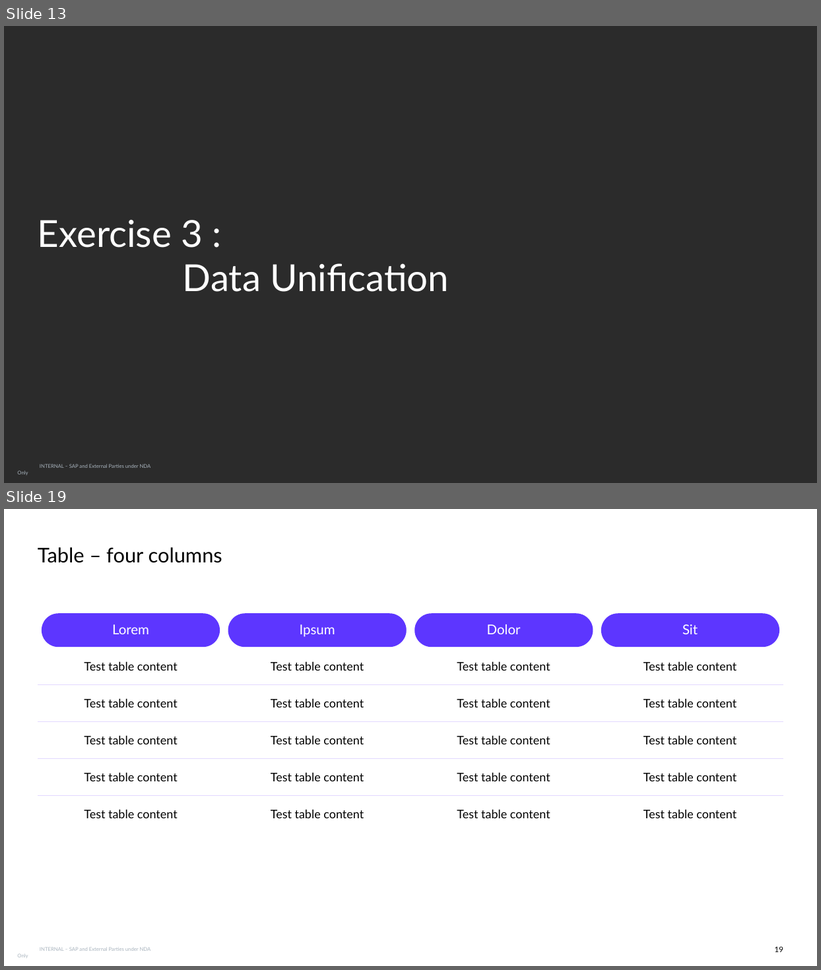
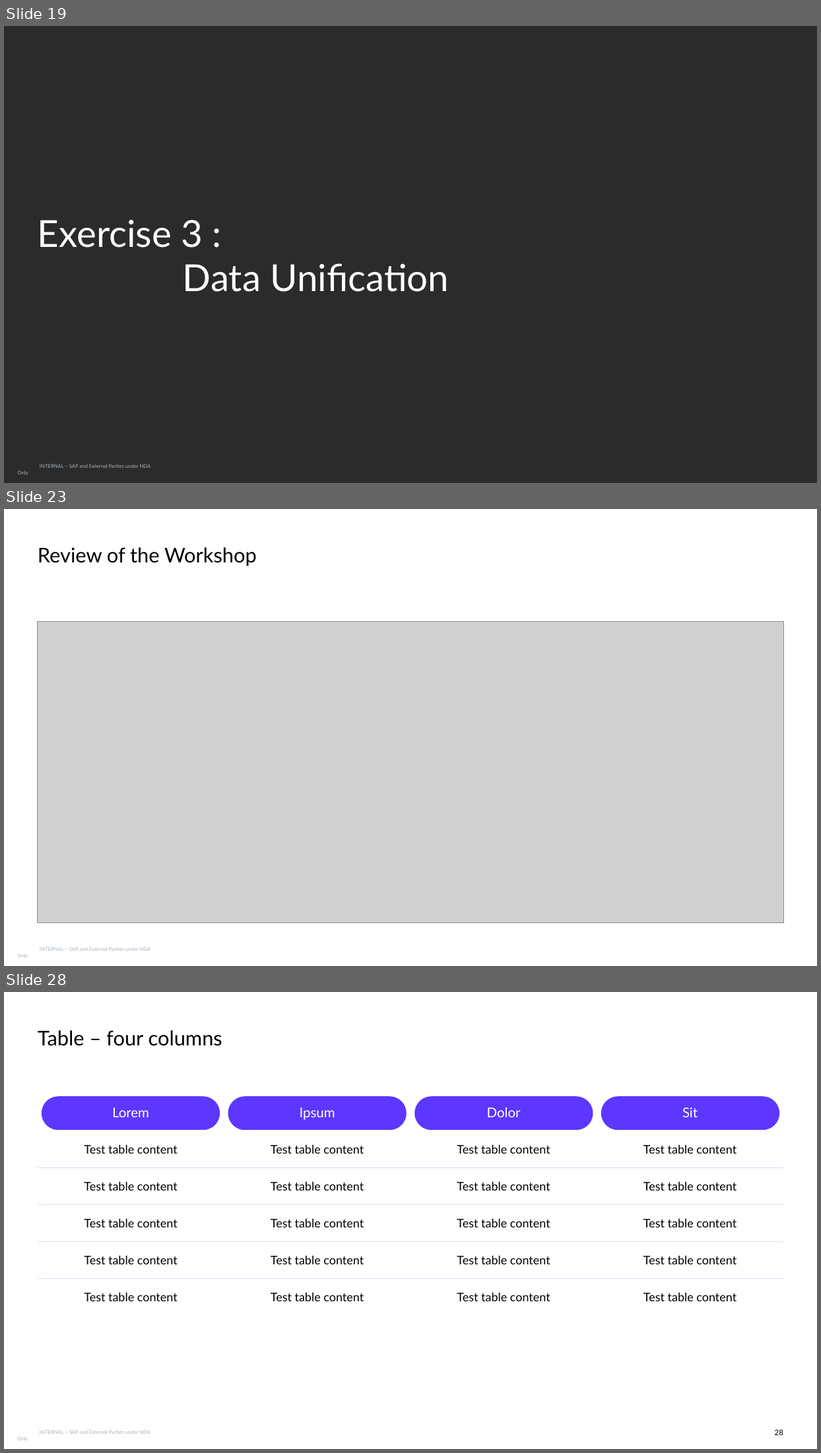
Before and after one commit to SAP-samples/teched2026-DA160, a slide deck: DA160 - Build Real-Time, Unified Data Products for Agentic AI with SAP Reltio.pptx. Shown one above the other, each under a label of ours: slides 13 and 19 before the commit, slides 19, 23 and 28 after it; the slides between them are not shown. The pictures are 821x970 and 821x1453 pixels, drawn with LibreOffice and Linux fonts; fonts in the diff are those of the drawing; grey boxes stand for pictures; background and template pictures are left out; a plain dark background stands for a picture behind light text. Boxes give left, top, right and bottom in pixels: in the first picture for what was removed or moved away, otherwise in the second. Text is boxed around its words. In the diff, an @@ line names an element or a change of style, - is before the commit and + after.

```diff
--- a/DA160 - Build Real-Time, Unified Data Products for Agentic AI with SAP Reltio.pptx
+++ b/DA160 - Build Real-Time, Unified Data Products for Agentic AI with SAP Reltio.pptx
@@ slide 23 added at <box>4,509,817,966</box>, background #FFFFFF; not listed: 1 template element that a slide beside it also shows @@
@@ title added at <box>38,547,257,566</box>, 24 pt, text #000000 @@
+Review of the Workshop
@@ picture added at <box>38,621,783,923</box> @@
@@ what was slide 13 is now slide 19 @@
@@ what was slide 19 is now slide 28 @@
@@ page number at <box>775,1430,783,1436</box>: text changed @@
-19
+28
```
Also in this commit, not shown: 2 slides changed, 8 other slides added, 2 other files.
